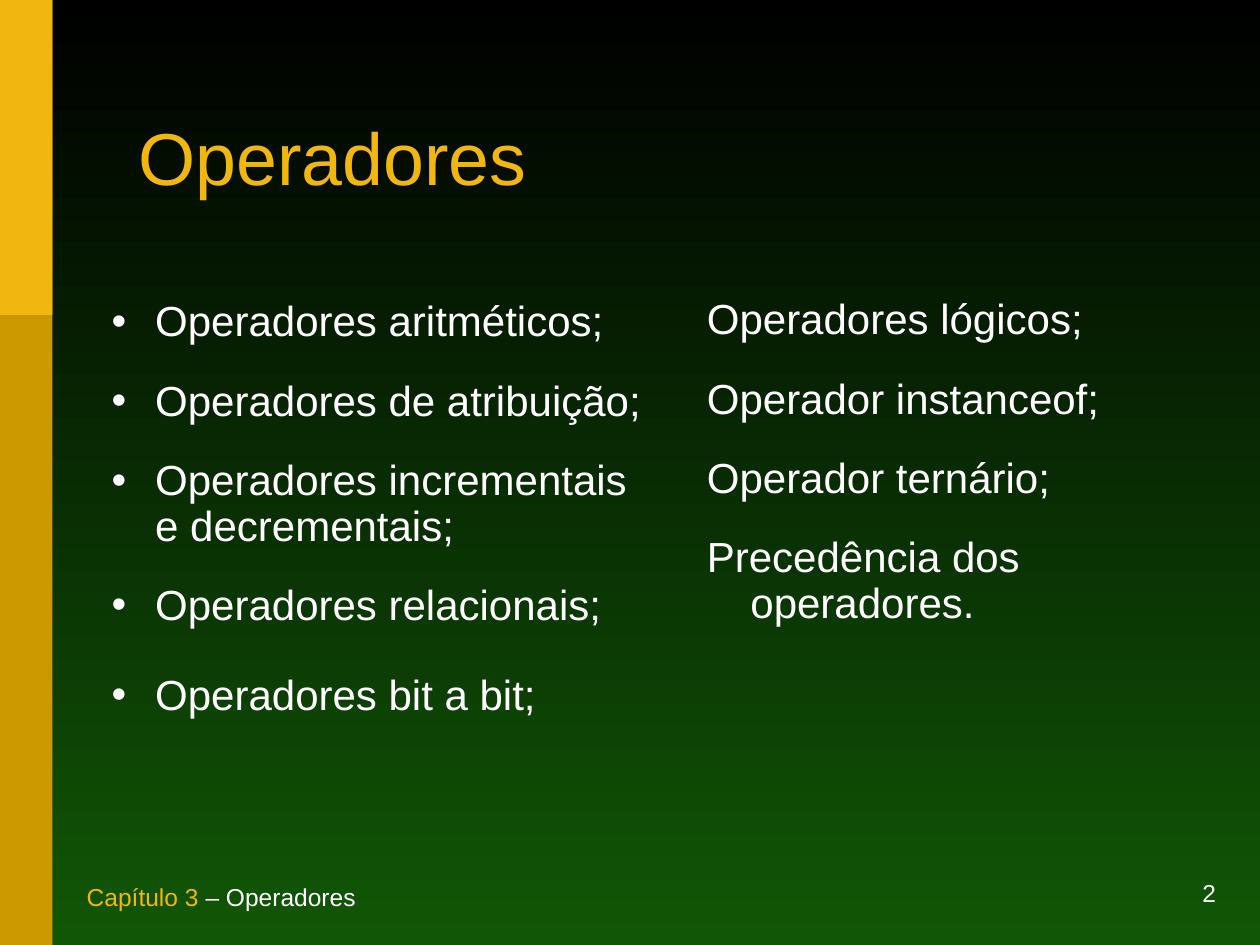
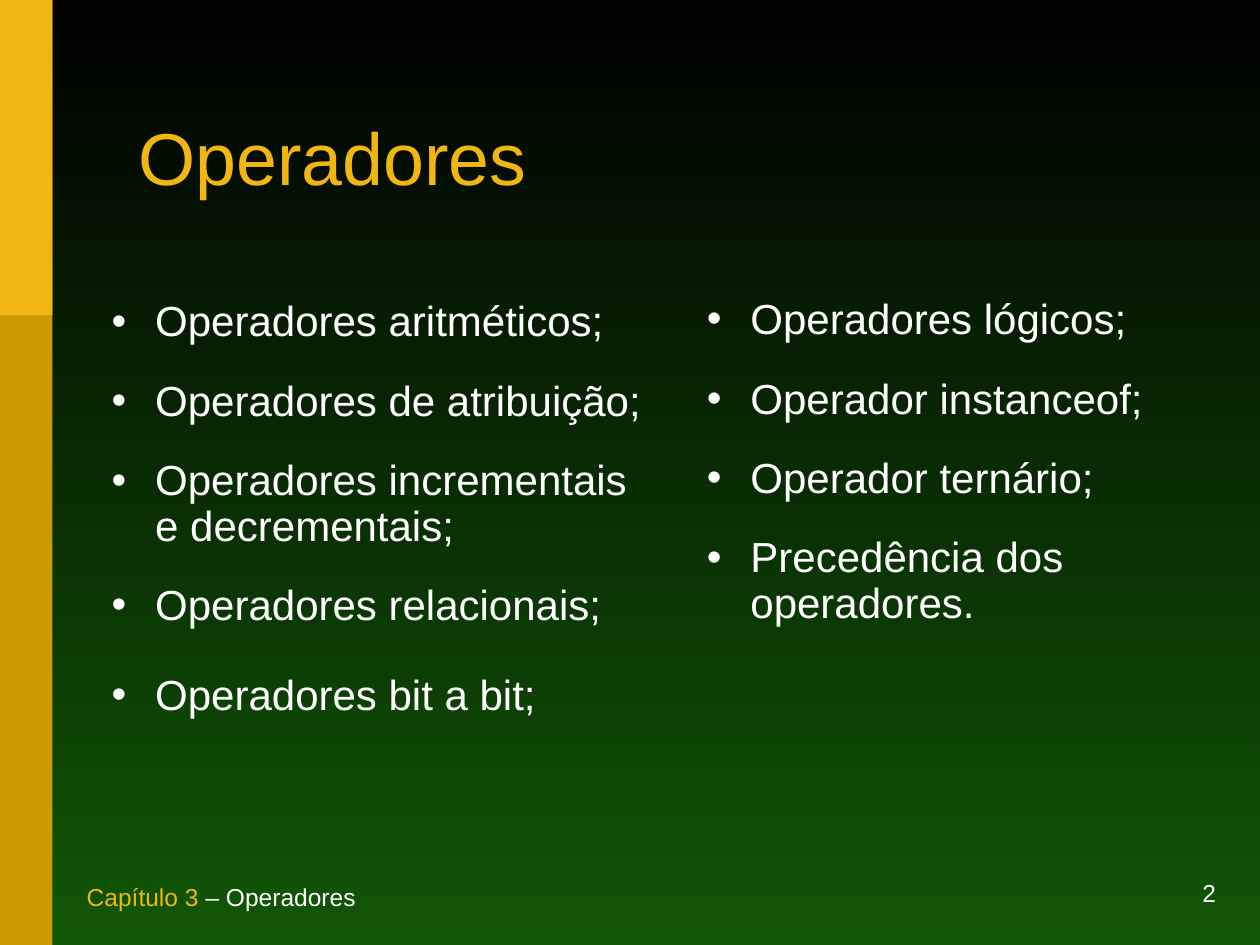
Before and after one commit to duchesqui/slzvieira-training, a slide deck: slide 2 of 1-Java-Programmer-Modulo-I/03.Capitulo03.ppt. Drawn at 1260x945 pixels with LibreOffice and Linux fonts; fonts in the diff are those of the drawing. Boxes give left, top, right and bottom in pixels: in the first picture for what was removed or moved away, otherwise in the second. Text is boxed around its words. In the diff, an @@ line names an element or a change of style, - is before the commit and + after.

```diff
--- a/1-Java-Programmer-Modulo-I/03.Capitulo03.ppt
+++ b/1-Java-Programmer-Modulo-I/03.Capitulo03.ppt
@@ text "Operadores lógicos;" at [750,303,1143,626]: bullet none to • @@
```
Also in this commit, not shown: 8 other slides changed, 22 other files.
